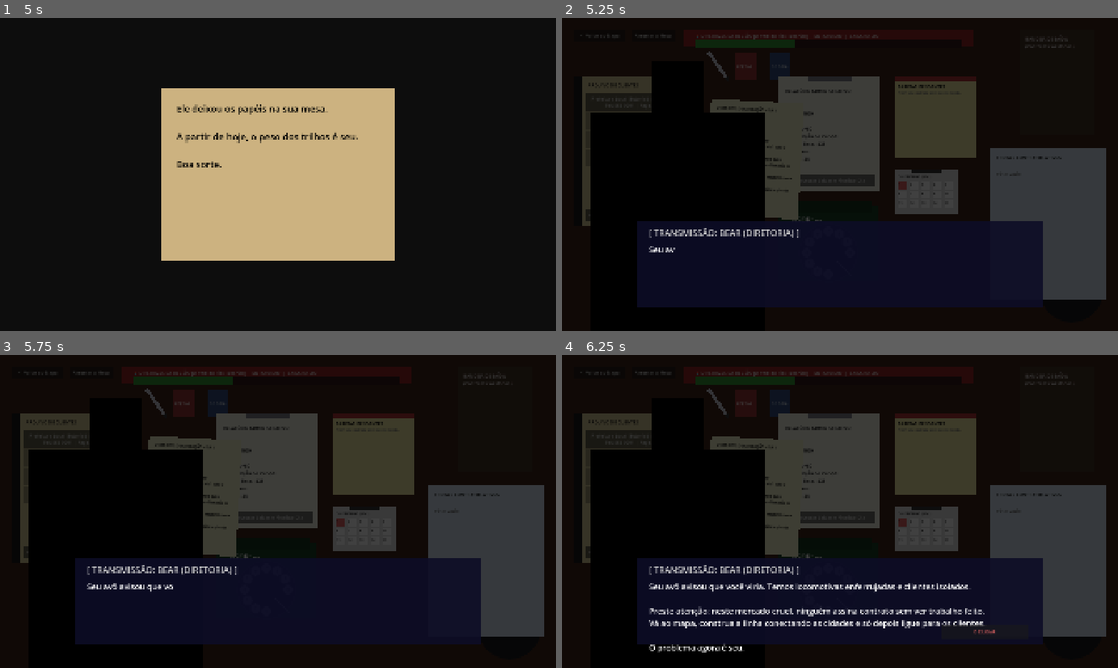
Above: before the commit, frames 1-4 (two rows, left to right).
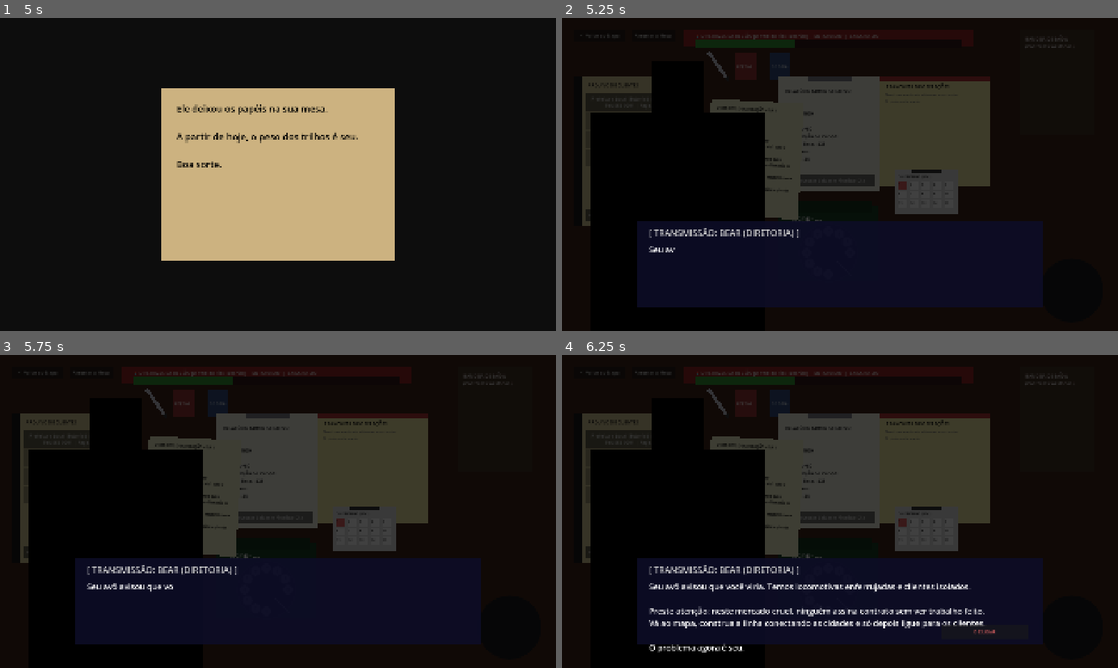
Above: after the commit, the same moments.

Repository: jonathanhenriques/Entregas_Ferroviarias
Game: Godot game, scene res://Main.tscn
Same seed, same stepped clock (60 frames per second), same inputs: the game is played once before the commit and once after it. The project has no main scene, so this scene is started directly.
Inputs (mouse positions are in pixels of both pictures, inside the frame that each line leads up to):
- Up to frame 1 (5 s): click "NOVO JOGO" at 0.5 s; tap Enter at 1.25, 2.75, 4.25 s; move the mouse to (400, 158) at 1.27 s; click (400, 158) at 1.42 s; tap Space (ui_select) at 1.52, 2, 3.5, 4.52 s; drag from (166, 190) to (250, 237) at 2.02 s; move the mouse to (333, 105) at 2.77 s; click (333, 105) at 2.92 s; drag from (250, 237) to (111, 127) at 3.52 s; move the mouse to (444, 221) at 4.27 s; click (444, 221) at 4.42 s
- Up to frame 2 (5.25 s): tap Space (ui_select) at 5 s; drag from (673, 127) to (756, 96) at 5.02 s
- Up to frame 3 (5.75 s): no input
- Up to frame 4 (6.25 s): click "<- Voltar ao Mapa" at 5.75 s

Frame 1 is identical in both runs. In frame 2, 10% of the frame differs, in the area x 57-98%, y 18-90%; in frame 3, 10%; in frame 4, 10%.

Commit message:
Removido Documento Frota e Contratos Ativos, transmitido dados importantes para Documento Tarefas Pendentes

Diff:
--- a/deskview.gd
+++ b/deskview.gd
@@ -4,7 +4,7 @@
 
 var agenda_rect: ColorRect
 var clipboard_rect: ColorRect
-var active_paper_rect: ColorRect
+
 var diretrizes_rect: ColorRect
 var diretrizes_label: Label
 var diretrizes_bar: ProgressBar
@@ -33,7 +33,7 @@
 
 var report_label: Label
 var btn_next_day: Button
-var contracts_vbox: VBoxContainer
+
 
 var bg_rect: ColorRect
 var btn_back_map: Button
@@ -111,7 +111,6 @@
 
 	_load_agenda_contacts()
 	_update_report_text()
-	_update_active_contracts_text()
 	_update_diretrizes()
 	_update_task_pad()
 
@@ -355,46 +354,29 @@
 
 	task_pad_rect = ColorRect.new()
 	task_pad_rect.color = Color(0.95, 0.92, 0.65)
-	task_pad_rect.size = Vector2(280, 280)
-	task_pad_rect.position = Vector2(1150, 200) # Lado Direito
+	# Aumentamos o tamanho e movemos um pouco para a esquerda para não encostar na lixeira
+	task_pad_rect.size = Vector2(380, 380)
+	task_pad_rect.position = Vector2(1100, 200)
 	ui_layer.add_child(task_pad_rect)
 	_make_draggable(task_pad_rect, "panel")
 
 	var pad_clip = ColorRect.new()
 	pad_clip.color = Color(0.7, 0.2, 0.2)
-	pad_clip.size = Vector2(280, 20)
+	pad_clip.size = Vector2(380, 20)
 	task_pad_rect.add_child(pad_clip)
 
 	var task_title = Label.new()
-	task_title.text = "TAREFAS PENDENTES"
+	task_title.text = "PRANCHETA DE OPERAÇÕES"
 	task_title.add_theme_color_override("font_color", Color.BLACK)
-	task_title.position = Vector2(10, 25)
+	task_title.position = Vector2(20, 25)
 	task_pad_rect.add_child(task_title)
 
 	task_vbox = VBoxContainer.new()
-	task_vbox.position = Vector2(10, 50)
-	task_vbox.size = Vector2(260, 220)
+	task_vbox.position = Vector2(15, 55)
+	task_vbox.size = Vector2(350, 310)
 	task_vbox.mouse_filter = Control.MOUSE_FILTER_IGNORE
 	task_pad_rect.add_child(task_vbox)
 
-	active_paper_rect = ColorRect.new()
-	active_paper_rect.color = Color(0.85, 0.9, 0.95)
-	active_paper_rect.size = Vector2(400, 520)
-	active_paper_rect.position = Vector2(1480, 450) # Canto Inferior Direito
-	ui_layer.add_child(active_paper_rect)
-	_make_draggable(active_paper_rect, "panel")
-
-	var active_title = Label.new()
-	active_title.text = "FROTA E CONTRATOS ATIVOS"
-	active_title.add_theme_color_override("font_color", Color.BLACK)
-	active_title.position = Vector2(20, 20)
-	active_paper_rect.add_child(active_title)
-
-	contracts_vbox = VBoxContainer.new()
-	contracts_vbox.position = Vector2(20, 50)
-	contracts_vbox.size = Vector2(360, 450)
-	contracts_vbox.mouse_filter = Control.MOUSE_FILTER_IGNORE
-	active_paper_rect.add_child(contracts_vbox)
 
 	# --- LINHA INFERIOR (Rádio, Telefone, Calendário) ---
 	radio_rect = ColorRect.new()
@@ -1335,7 +1317,6 @@
 		if not (is_daily and GameManager.current_day == 1):
 			GameManager.company_cooldowns[c_name] = 7
 
-		_update_active_contracts_text()
 		_load_agenda_contacts()
 
 func _on_radio_choice(idx: int) -> void:
@@ -1360,7 +1341,6 @@
 	GameManager.save_game()
 	_update_report_text()
 	_update_diretrizes()
-	_update_active_contracts_text()
 	_update_task_pad()
 
 func _update_task_pad() -> void:
@@ -1369,111 +1349,88 @@
 
 	if GameManager.active_contracts.size() == 0:
 		var lbl = Label.new()
-		lbl.text = "Nenhum contrato ativo no momento."
+		lbl.text = "Nenhum contrato ativo no momento.\nO pátio está vazio."
 		lbl.add_theme_color_override("font_color", Color.DIM_GRAY)
-		lbl.add_theme_font_size_override("font_size", 12)
+		lbl.add_theme_font_size_override("font_size", 14)
 		task_vbox.add_child(lbl)
 		return
 
+	var i = 0
 	for c in GameManager.active_contracts:
+		var hbox = HBoxContainer.new()
+		hbox.mouse_filter = Control.MOUSE_FILTER_IGNORE
+
 		var lbl = Label.new()
-		var rid = c["route_id"]
-		var t = "- " + c["company_name"] + "\n  Status: "
+		var rid = c.get("route_id", "")
+		var is_act = GameManager.is_contract_operating(c)
+		var cargo_name = c.get("cargo", "Carga Geral")
+		var route_name = c.get("route_name", "Desconhecida")
+		var days_left = c.get("days_left", 0)
+
+		var st = ""
+		var t = "T" + str(i + 1) + " - " + c["company_name"] + "\nCarga: " + cargo_name + " | Rota: " + route_name + "\nStatus: "
 
 		if c.has("pending_route_days"):
-			var is_building = (GameManager.routes_under_construction.get(rid, 0) > 0)
-			if is_building:
-				t += "EM OBRAS (" + str(GameManager.routes_under_construction[rid]) + "d restantes)"
-				lbl.add_theme_color_override("font_color", Color.DARK_GOLDENROD)
+			st = "AGUARDANDO VIA (" + str(c["pending_route_days"]) + "d p/ falha)"
+			lbl.add_theme_color_override("font_color", Color.DARK_GOLDENROD)
+		else:
+			if is_act:
+				if c.get("is_urgent", false):
+					st = "OPERACIONAL [PAGO À VISTA]"
+				else:
+					st = "OPERACIONAL (+$" + str(c.get("reward", 0)) + "/dia)"
+				lbl.add_theme_color_override("font_color", Color.DARK_GREEN)
 			else:
-				t += "ROTA INEXISTENTE (" + str(c["pending_route_days"]) + "d p/ falha)"
-				lbl.add_theme_color_override("font_color", Color.DARK_RED)
-		else:
-			var stats = GameManager.network_stats.get(rid, {})
-			if stats.get("is_broken", false):
-				t += "INTERROMPIDO (Falha na Via)"
-				lbl.add_theme_color_override("font_color", Color.CRIMSON)
-			else:
-				t += "OPERACIONAL (" + str(c["days_left"]) + "d restantes)"
-				lbl.add_theme_color_override("font_color", Color.DARK_GREEN)
-
+				lbl.add_theme_color_override("font_color", Color.INDIAN_RED)
+				if GameManager.routes_under_construction.get(rid, 0) > 0:
+					st = "EM OBRAS (" + str(GameManager.routes_under_construction[rid]) + "d restantes)"
+				else:
+					if not (rid in GameManager.network_connections):
+						st = "SEM ROTA FÍSICA"
+					else:
+						var stats = GameManager.network_stats.get(rid, {})
+						if stats.get("is_broken", false):
+							st = "VIA DESTRUÍDA"
+						else:
+							var tp = c.get("type", "")
+							if tp == "Expresso" and stats.get("dist", 999) > c.get("max_dist", 999):
+								st = "PARADO (ROTA LONGA)"
+							else:
+								if tp == "VIP" and GameManager.active_contracts.size() > 1:
+									st = "PARADO (FIM DA EXCLUSIVIDADE)"
+								else:
+									if tp == "VIP" and stats.get("gangs", 0) > 0:
+										st = "PARADO (GANGUES NA LINHA)"
+									else:
+										if tp == "Ecologico" and stats.get("forests", 0) > 0:
+											st = "PARADO (CRIME AMBIENTAL)"
+										else:
+											st = "PARADO (ILEGAL)"
+
+		t += st + "\nRestam: " + str(days_left) + "d"
 		lbl.text = t
 		lbl.autowrap_mode = TextServer.AUTOWRAP_WORD_SMART
 		lbl.add_theme_font_size_override("font_size", 12)
-		task_vbox.add_child(lbl)
-
-
-
-func _update_active_contracts_text() -> void:
-	for child in contracts_vbox.get_children():
-		child.queue_free()
-
-	if GameManager.active_contracts.size() == 0:
-		var l = Label.new()
-		l.text = "\nPátio vazio."
-		l.add_theme_color_override("font_color", Color.DIM_GRAY)
-		contracts_vbox.add_child(l)
-	else:
-		var i = 0
-		for c in GameManager.active_contracts:
-			var hbox = HBoxContainer.new()
-			var is_act = GameManager.is_contract_operating(c)
-			var st = ""
-			var cl = Label.new()
-
-			var cargo_name = c.get("cargo", "Carga Geral")
-			var route_name = c.get("route_name", "Desconhecida")
-			var days_left = c.get("days_left", 0)
-
-			if c.has("pending_route_days"):
-				st = "[AGUARDANDO VIA: " + str(c["pending_route_days"]) + "d]"
-				cl.add_theme_color_override("font_color", Color.DARK_GOLDENROD)
-			else:
-				if is_act:
-					if c.get("is_urgent", false):
-						st = "[PAGO]"
-					else:
-						st = "(+$" + str(c.get("reward", 0)) + ")"
-					cl.add_theme_color_override("font_color", Color.DARK_SLATE_GRAY)
-				else:
-					cl.add_theme_color_override("font_color", Color.INDIAN_RED)
-					var rid = c.get("route_id", "")
-					if GameManager.routes_under_construction.get(rid, 0) > 0:
-						st = "[OBRAS: " + str(GameManager.routes_under_construction[rid]) + "d]"
-					else:
-						if not (rid in GameManager.network_connections):
-							st = "[SEM ROTA]"
-						else:
-							var stats = GameManager.network_stats.get(rid, {})
-							if stats.get("is_broken", false):
-								st = "[VIA DESTRUÍDA]"
-							else:
-								var tp = c.get("type", "")
-								if tp == "Expresso" and stats.get("dist", 999) > c.get("max_dist", 999):
-									st = "[PARADO: ROTA LONGA]"
-								else:
-									if tp == "VIP" and GameManager.active_contracts.size() > 1:
-										st = "[PARADO: FIM EXCLUSIVIDADE]"
-									else:
-										if tp == "VIP" and stats.get("gangs", 0) > 0:
-											st = "[PARADO: GANGUES NA LINHA]"
-										else:
-											if tp == "Ecologico" and stats.get("forests", 0) > 0:
-												st = "[PARADO: CRIME AMBIENTAL]"
-											else:
-												st = "[PARADO: ILEGAL]"
-
-			cl.text = "T" + str(i + 1) + ": " + cargo_name + "\n" + route_name + " " + st + "\n" + str(days_left) + "d"
-			# ALARGADO PARA NÃO VAZAR
-			cl.custom_minimum_size = Vector2(300, 0)
-			hbox.add_child(cl)
-
-			var b = Button.new()
-			b.text = "X"
-			b.pressed.connect(_on_cancel_dynamic.bind(i))
-			hbox.add_child(b)
-			contracts_vbox.add_child(hbox)
-			i += 1
+		lbl.custom_minimum_size = Vector2(300, 0)
+
+		hbox.add_child(lbl)
+
+		var b = Button.new()
+		b.text = "X"
+		b.custom_minimum_size = Vector2(30, 30)
+		b.add_theme_color_override("font_color", Color.INDIAN_RED)
+		b.pressed.connect(_on_cancel_dynamic.bind(i))
+		hbox.add_child(b)
+
+		task_vbox.add_child(hbox)
+
+		var sep = ColorRect.new()
+		sep.custom_minimum_size = Vector2(340, 1)
+		sep.color = Color(0.75, 0.75, 0.5)
+		task_vbox.add_child(sep)
+
+		i += 1
+
 
 
 func _on_company_selected(data: Dictionary) -> void:
@@ -2010,13 +1967,11 @@
 
 func _on_contracts_updated() -> void:
 	_update_report_text()
-	_update_active_contracts_text()
 	_load_agenda_contacts()
 	_update_task_pad()
 
 func _on_day_changed(_v) -> void:
 	_update_report_text()
-	_update_active_contracts_text()
 	_load_agenda_contacts()
 	_update_task_pad()
 
@@ -2038,7 +1993,6 @@
 
 	_update_report_text()
 	_update_diretrizes()
-	_update_active_contracts_text()
 	_update_task_pad()
 
 
